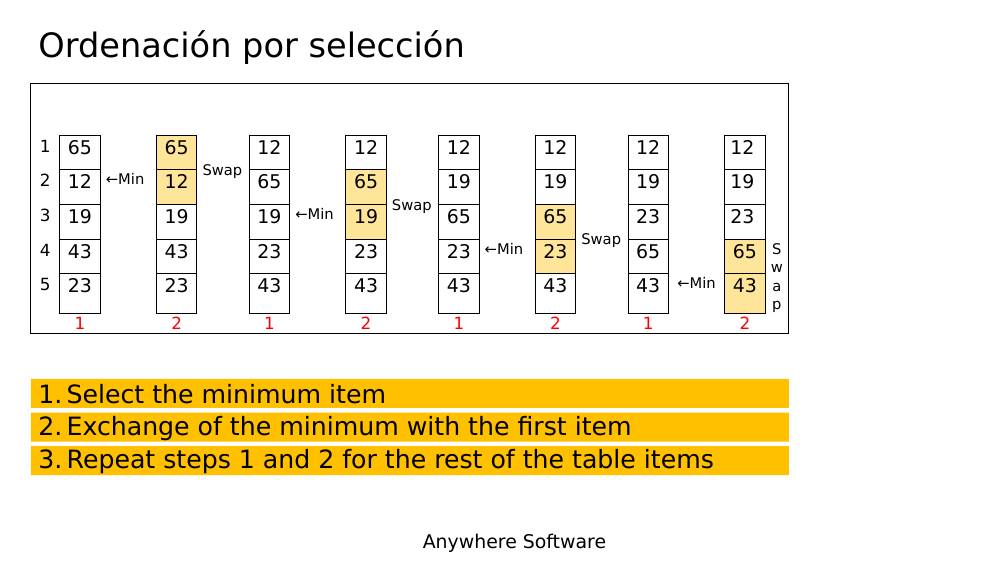
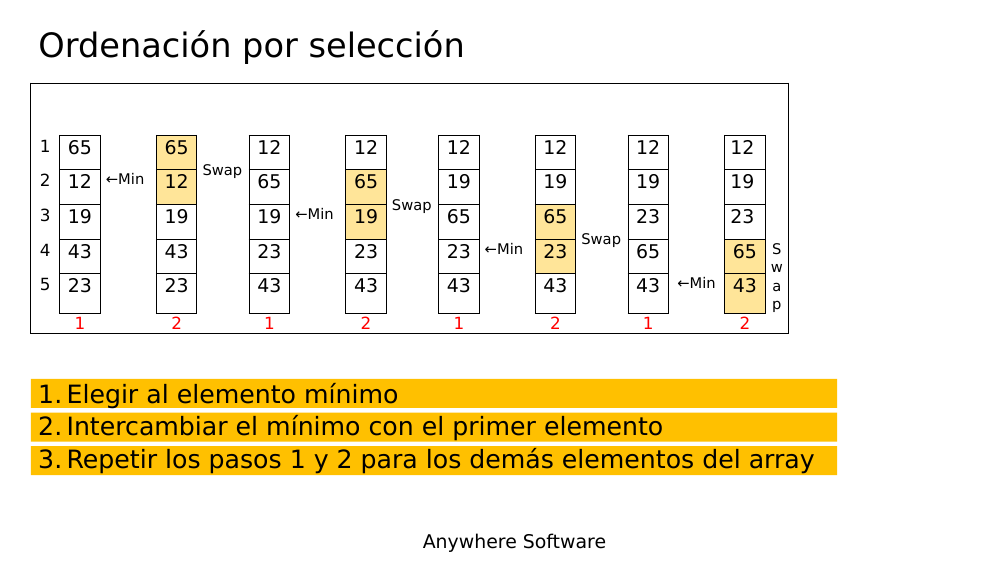
Before and after one commit to Lamashino/Teaching-B4J, a slide deck: slide 49 of Tema 14 - Matrices - Arrays/Tema 14 - Matrices - Arrays.pptx. Drawn at 1008x567 pixels with LibreOffice and Linux fonts; fonts in the diff are those of the drawing; background and template pictures are left out. Boxes give left, top, right and bottom in pixels: in the first picture for what was removed or moved away, otherwise in the second. Text is boxed around its words. In the diff, an @@ line names an element or a change of style, - is before the commit and + after.

```diff
--- a/Tema 14 - Matrices - Arrays/Tema 14 - Matrices - Arrays.pptx
+++ b/Tema 14 - Matrices - Arrays/Tema 14 - Matrices - Arrays.pptx
@@ rectangle: place and size @@
-rectangle at bbox=[31, 379, 789, 408]
+rectangle at bbox=[31, 379, 837, 408]
@@ text at bbox=[67, 382, 815, 474]: text changed @@
-1. Select the minimum item
-2. Exchange of the minimum with the first item
-3. Repeat steps 1 and 2 for the rest of the table items
+1. Elegir al elemento mínimo
+2. Intercambiar el mínimo con el primer elemento
+3. Repetir los pasos 1 y 2 para los demás elementos del array
@@ rectangle: place and size @@
-rectangle at bbox=[31, 413, 789, 442]
+rectangle at bbox=[31, 413, 837, 442]
@@ rectangle: place and size @@
-rectangle at bbox=[31, 446, 789, 475]
+rectangle at bbox=[31, 446, 837, 475]
```
Also in this commit, not shown: 22 other slides changed.
